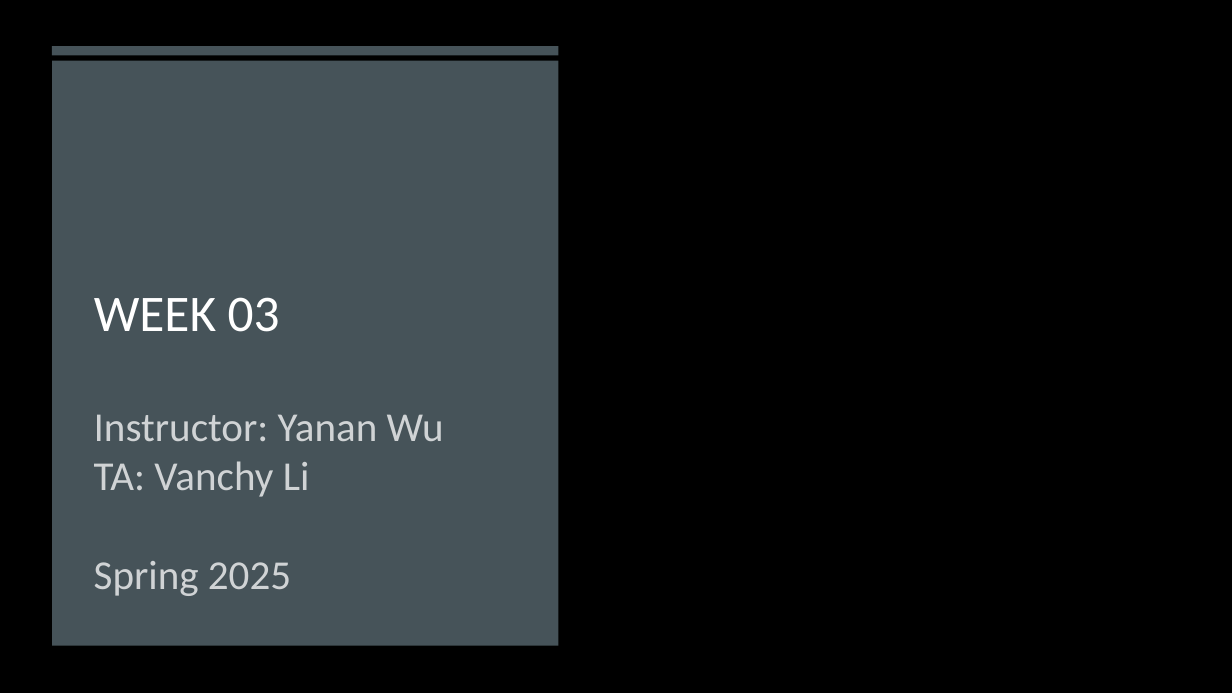
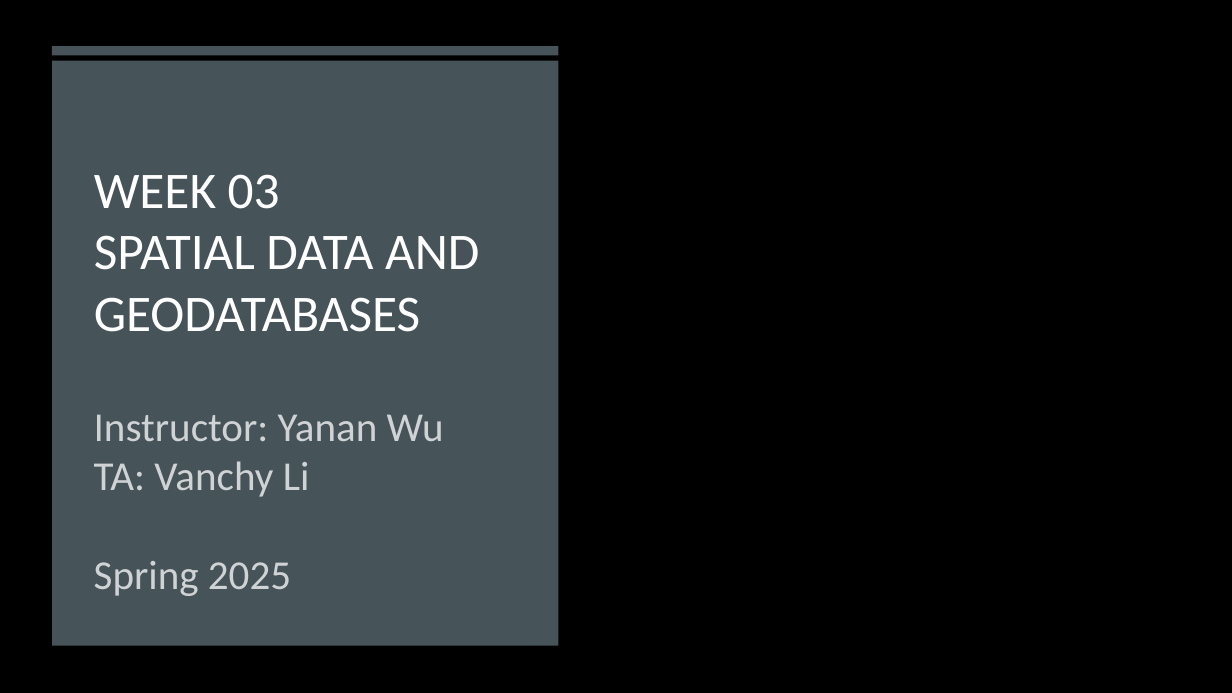
Before and after one commit to gisynw/ssj-376, a slide deck: slide 1 of docs/Lectures/Week03/Week03_SpatialData.pptx. Drawn at 1232x693 pixels with LibreOffice and Linux fonts; fonts in the diff are those of the drawing; background and template pictures are left out. Boxes give left, top, right and bottom in pixels: in the first picture for what was removed or moved away, otherwise in the second. Text is boxed around its words. In the diff, an @@ line names an element or a change of style, - is before the commit and + after.

```diff
--- a/docs/Lectures/Week03/Week03_SpatialData.pptx
+++ b/docs/Lectures/Week03/Week03_SpatialData.pptx
@@ title at (x1=94, y1=174, x2=479, y2=332): text changed @@
-WEEK 03
+WEEK 03
+SPATIAL DATA AND GEODATABASES
```
Also in this commit, not shown: 17 other slides changed, 17 slides added, 5 slides removed, 7 other files.
